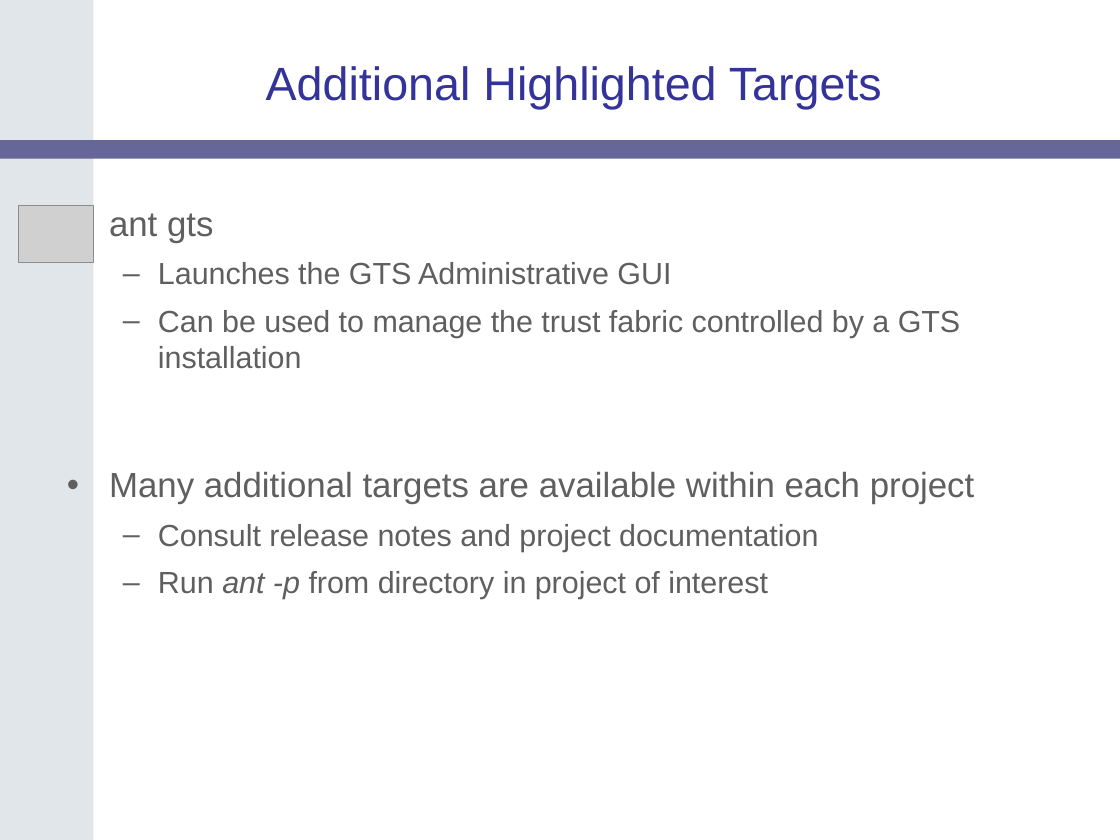
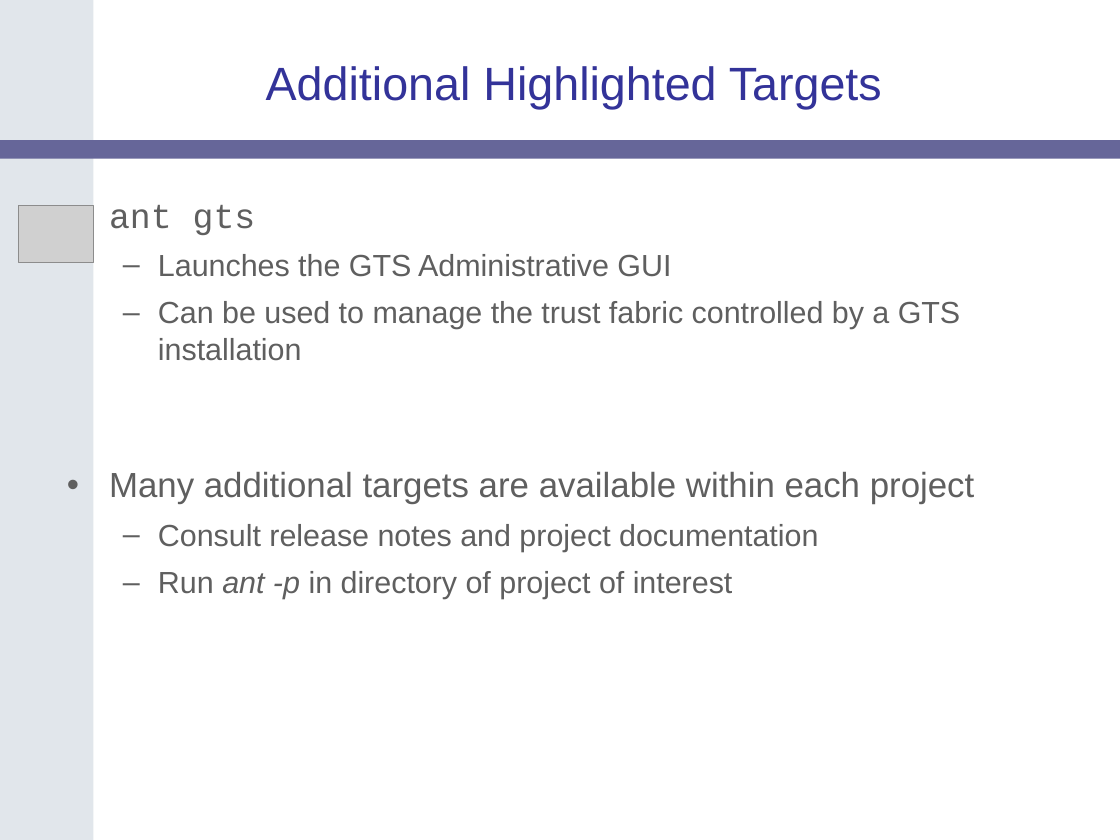
Before and after one commit to NCIP/cagrid-docs, a slide deck: slide 32 of presentations/200607_VCDE_ARCH/caGrid-1.0_Beta_Release.ppt. Drawn at 1120x840 pixels with LibreOffice and Linux fonts; fonts in the diff are those of the drawing; grey boxes stand for pictures; background and template pictures are left out. Boxes give left, top, right and bottom in pixels: in the first picture for what was removed or moved away, otherwise in the second. Text is boxed around its words. In the diff, an @@ line names an element or a change of style, - is before the commit and + after.

```diff
--- a/presentations/200607_VCDE_ARCH/caGrid-1.0_Beta_Release.ppt
+++ b/presentations/200607_VCDE_ARCH/caGrid-1.0_Beta_Release.ppt
@@ text at (x1=109, y1=205, x2=256, y2=235): font Arial to Courier New in "ant gts"; line spacing 1 to 0.8 @@
@@ text at (x1=158, y1=571, x2=733, y2=599): text changed @@
-  – Run ant -p from directory in project of interest
+  – Run ant -p in directory of project of interest
```
Also in this commit, not shown: 9 other slides changed.
